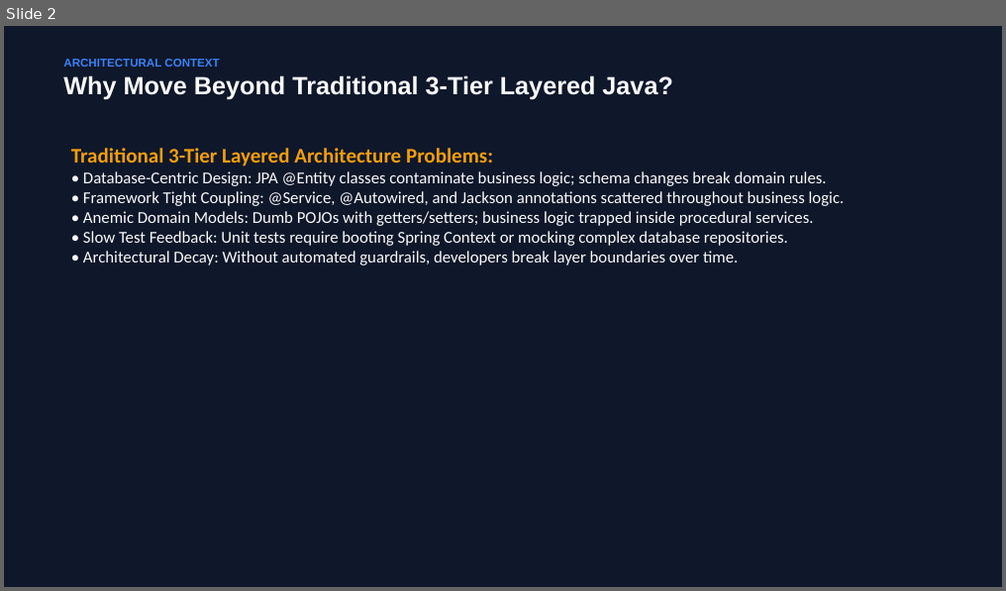
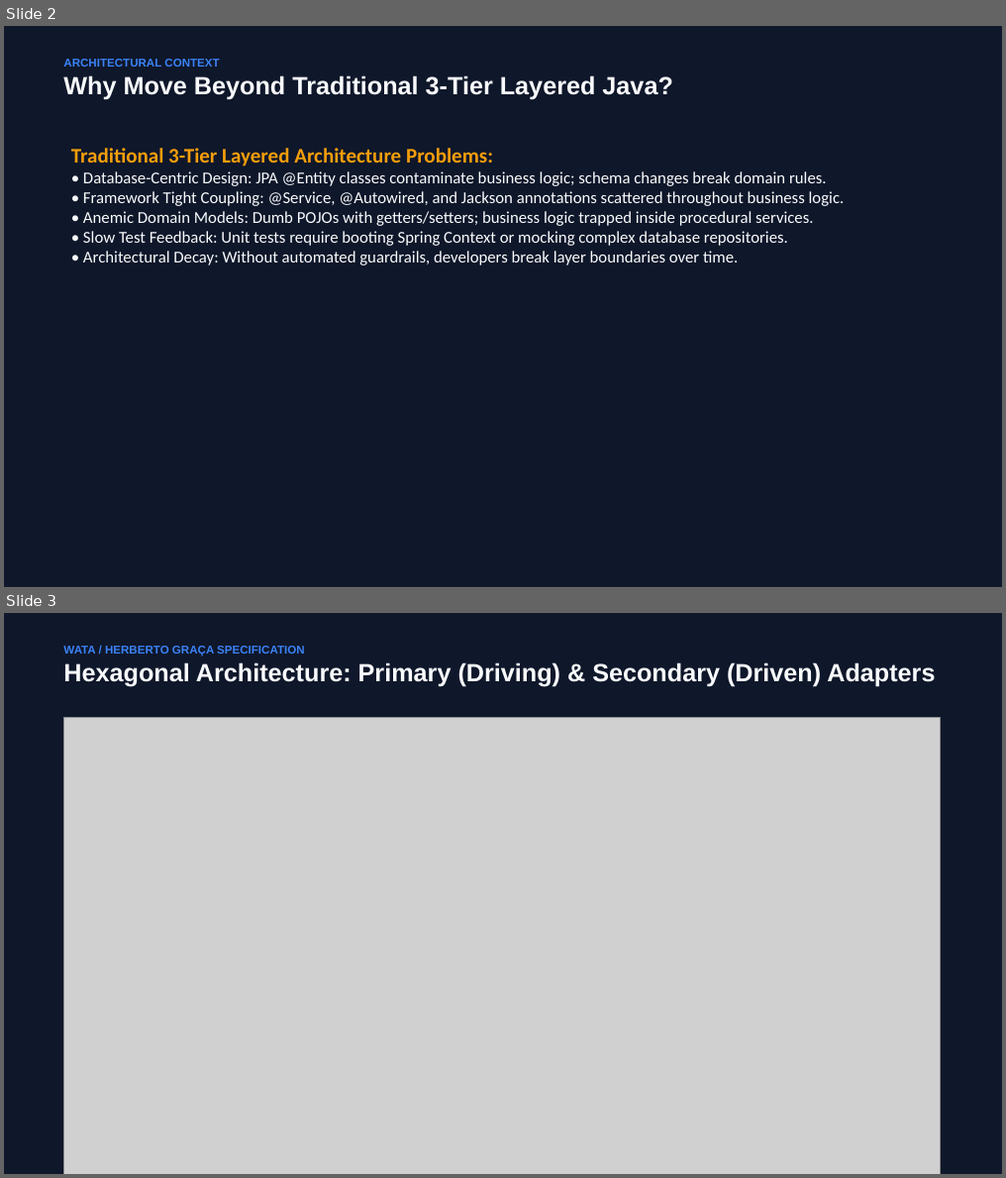
Before and after one commit to hykuBipin/DDD_HEXAGONAL_ARCHUNIT_NEW, a slide deck: Satellite_Architecture_DDD_Hexagonal_ArchUnit.pptx. Shown one above the other, each under a label of ours: slide 2 before the commit, slides 2 and 3 after it. The pictures are 1006x591 and 1006x1178 pixels, drawn with LibreOffice and Linux fonts; fonts in the diff are those of the drawing; grey boxes stand for pictures. Boxes give left, top, right and bottom in pixels: in the first picture for what was removed or moved away, otherwise in the second. Text is boxed around its words. In the diff, an @@ line names an element or a change of style, - is before the commit and + after.

Commit message:
docs: add HD diagrams modeled after user reference images (Primary/Secondary Adapters, Concentric Onion, Ubiquitous Language) and push to GitHub

```diff
--- a/Satellite_Architecture_DDD_Hexagonal_ArchUnit.pptx
+++ b/Satellite_Architecture_DDD_Hexagonal_ArchUnit.pptx
@@ slide 3 added at (4, 613, 1002, 1174), background #0F172A @@
@@ text added at (63, 646, 935, 686), 24 pt, text #F8FAFC, bold @@
+WATA / HERBERTO GRAÇA SPECIFICATION
+Hexagonal Architecture: Primary (Driving) & Secondary (Driven) Adapters
@@ picture added at (63, 718, 940, 1174) @@
```
Also in this commit, not shown: 1 slide changed, 1 other slide added, 2 slides removed, 7 other files.
